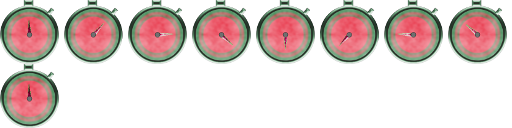
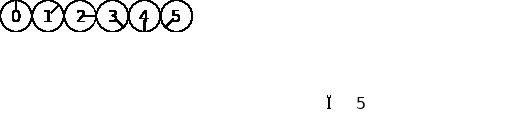
Layered file, before and after one edit (512 x 128). Changes by layer:
painted on "Layer" over [left=0, top=0, right=507, bottom=128]
